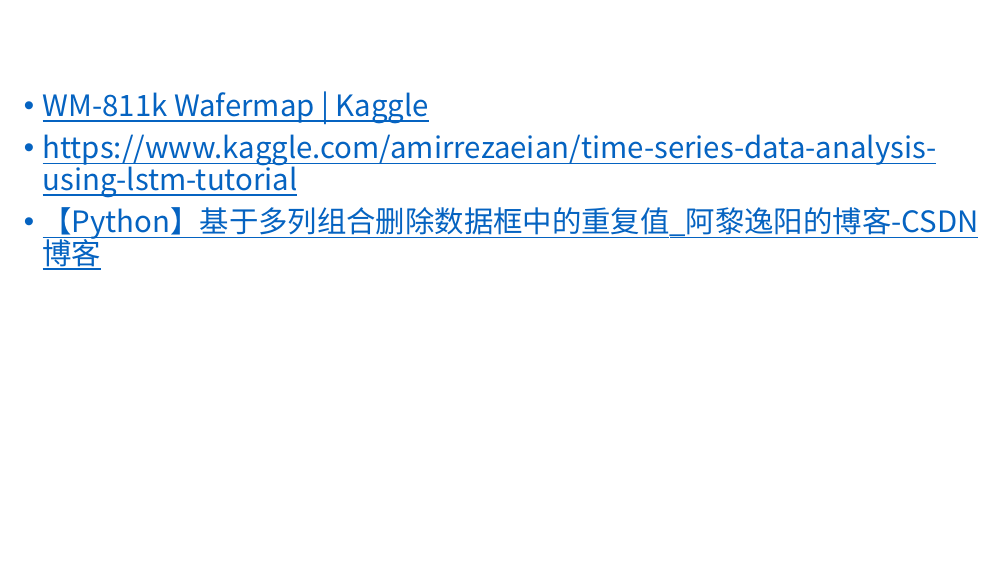
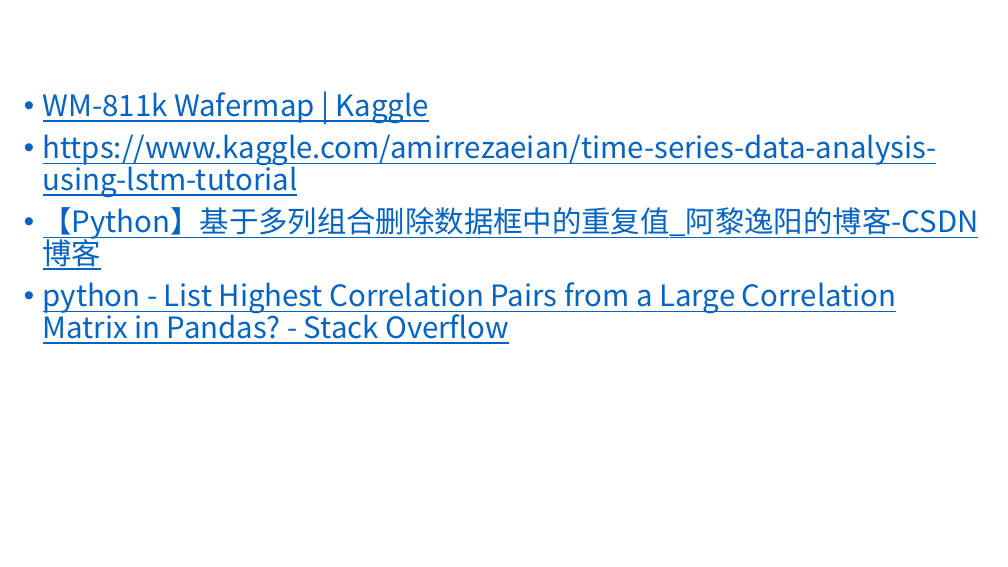
Before and after one commit to gitwetguy/FDC, a slide deck: slide 6 of FDC_note.pptx. Drawn at 1008x567 pixels with LibreOffice and Linux fonts; fonts in the diff are those of the drawing. Boxes give left, top, right and bottom in pixels: in the first picture for what was removed or moved away, otherwise in the second. Text is boxed around its words. In the diff, an @@ line names an element or a change of style, - is before the commit and + after.

```diff
--- a/FDC_note.pptx
+++ b/FDC_note.pptx
@@ text at (x1=43, y1=282, x2=897, y2=344): paragraph added @@
+• python - List Highest Correlation Pairs from a Large Correlation Matrix in Pandas? - Stack Overflow
```
Also in this commit, not shown: 1 other slide changed.
